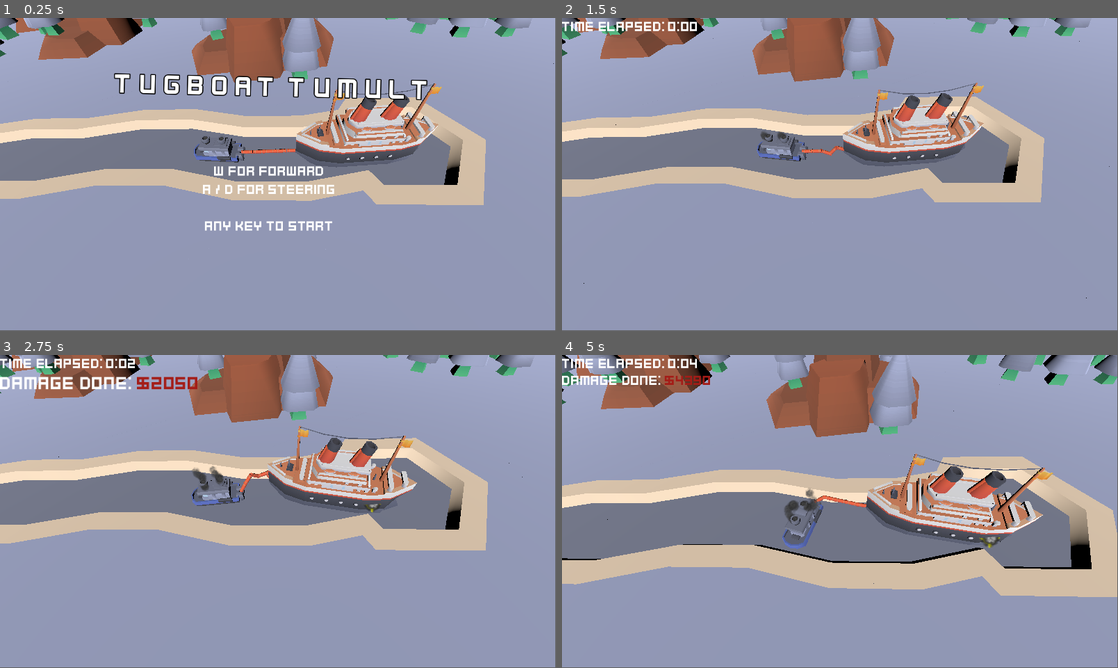
Above: before the commit, frames 1-4 (two rows, left to right).
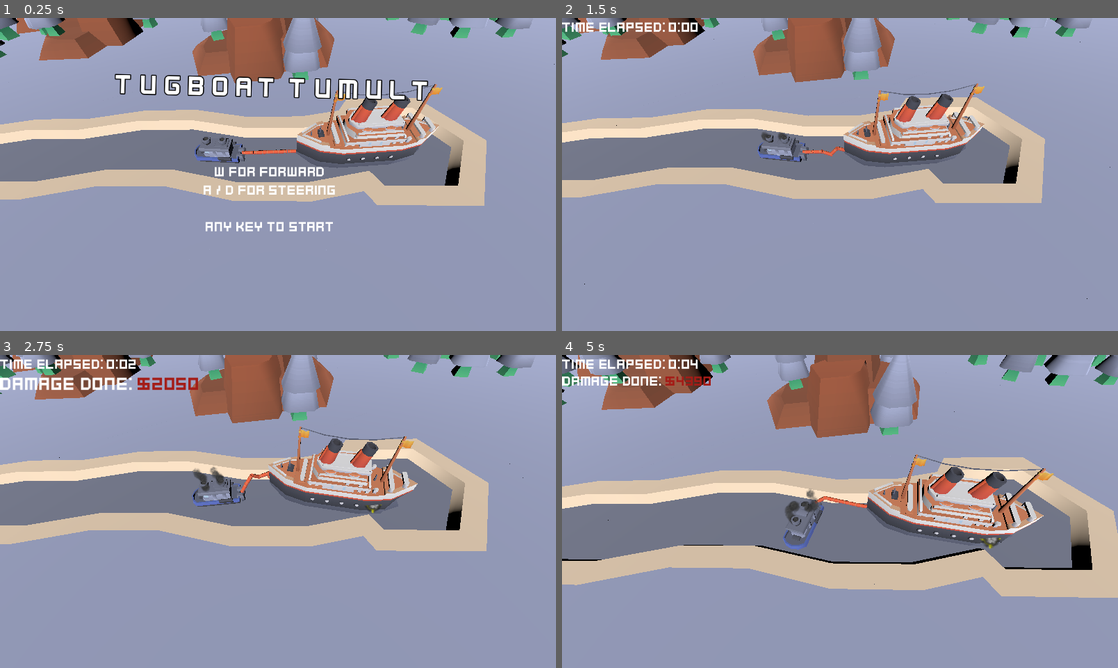
Above: after the commit, the same moments.

Repository: twchapman/kenneyjam2024
Game: Godot game, scene res://testbackup.tscn
Two runs of this game, one before a commit and one after it. Both use one fixed random seed, a clock stepped at 60 frames per second and the inputs below. Sound files missing from this copy of the repository are replaced by a short silence.
Inputs:
- Up to frame 1 (0.25 s): no input
- Up to frame 2 (1.5 s): tap Enter at 0.5 s; hold D (turn_right) 0.53-1.28 s; tap P at 0.6, 1.35 s; hold A (turn_left) from 1.28 s (still down)
- Up to frame 3 (2.75 s): release A (turn_left) at 2.03 s; hold D (turn_right) from 2.03 s (still down); tap P at 2.1 s
- Up to frame 4 (5 s): release D (turn_right) at 2.78 s; hold W (move_forward) 2.78-3.53 s; tap P at 2.85, 3.6, 4.35 s; hold A (turn_left) from 3.53 s (still down)
In our replay, the window is 799x449 before the commit and 800x450 after it. These sizes can differ from the game's own. Grey fills any space a smaller window leaves; there, only what the larger window draws over its background counts as a difference.

The runs differ from the first frame. In frame 1, 5.1% of the frame differs, in the area x 0-100%, y 0-69%; in frame 2, 3.2%; in frame 3, 3.8%; in frame 4, 4.3%.

Commit message:
finishing touches

Diff:
--- a/Game.gd
+++ b/Game.gd
@@ -62,7 +62,7 @@
 				($PayoutAudio as AudioStreamPlayer).pitch_scale = 1 + (float(timeBonusDisplay) / float(timeBonus))
 				($PayoutAudio as AudioStreamPlayer).play()
 		elif damagesDisplay < damage:
-			if damagesDisplay > 1000:
+			if damagesDisplay > 10000:
 				damageIncrease = 100
 			elif damagesDisplay > 100:
 				damageIncrease = 10
--- a/project.godot
+++ b/project.godot
@@ -14,6 +14,12 @@
 run/main_scene="res://testbackup.tscn"
 config/features=PackedStringArray("4.2", "Mobile")
 config/icon="res://icon.svg"
+
+[display]
+
+window/size/initial_position_type=0
+window/size/resizable=false
+window/stretch/mode="viewport"
 
 [dotnet]
 
@@ -43,4 +49,5 @@
 
 [rendering]
 
-renderer/rendering_method="mobile"
+renderer/rendering_method="gl_compatibility"
+renderer/rendering_method.mobile="gl_compatibility"
--- a/ship_oceanliner_goal.gd
+++ b/ship_oceanliner_goal.gd
@@ -3,15 +3,9 @@
 
 signal on_goal_reached
 
-# Called when the node enters the scene tree for the first time.
-func _ready():
-	pass # Replace with function body.
-
-
-# Called every frame. 'delta' is the elapsed time since the previous frame.
-func _process(delta):
-	pass
-
+#func _input(event):
+	#if event is InputEventKey and event.pressed and (event as InputEventKey).keycode == KEY_P:
+		#on_goal_reached.emit()
 
 func _on_body_entered(body: Node):
 	if body is OceanLiner or body.get_parent() is OceanLiner:
--- a/testbackup.tscn
+++ b/testbackup.tscn
@@ -373,12 +373,14 @@
 offset_bottom = 40.0
 
 [node name="Label" type="Label" parent="Camera3D/GameUI/Time"]
+layout_mode = 0
 offset_right = 210.0
 offset_bottom = 35.0
 text = "Time Elapsed:"
 label_settings = ExtResource("14_putjk")
 
 [node name="Time" type="Label" parent="Camera3D/GameUI/Time"]
+layout_mode = 0
 offset_left = 220.0
 offset_right = 262.0
 offset_bottom = 35.0
@@ -470,6 +472,7 @@
 horizontal_alignment = 2
 
 [node name="TimeBonus" type="Label" parent="Camera3D/EndUI/TextureRect"]
+layout_mode = 0
 offset_left = 346.0
 offset_top = 175.0
 offset_right = 531.0
@@ -480,6 +483,7 @@
 horizontal_alignment = 2
 
 [node name="Damages" type="Label" parent="Camera3D/EndUI/TextureRect"]
+layout_mode = 0
 offset_left = 342.0
 offset_top = 253.0
 offset_right = 531.0
@@ -490,6 +494,7 @@
 horizontal_alignment = 2
 
 [node name="total" type="Label" parent="Camera3D/EndUI/TextureRect"]
+layout_mode = 0
 offset_left = 238.0
 offset_top = 365.0
 offset_right = 531.0
Not shown, added: export_presets.cfg
Binary file added: screenshot1.png
Not shown, added: screenshot1.png.import
Binary file added: screenshot2.png
Not shown, added: screenshot2.png.import
Not shown, changed: .gitignore
